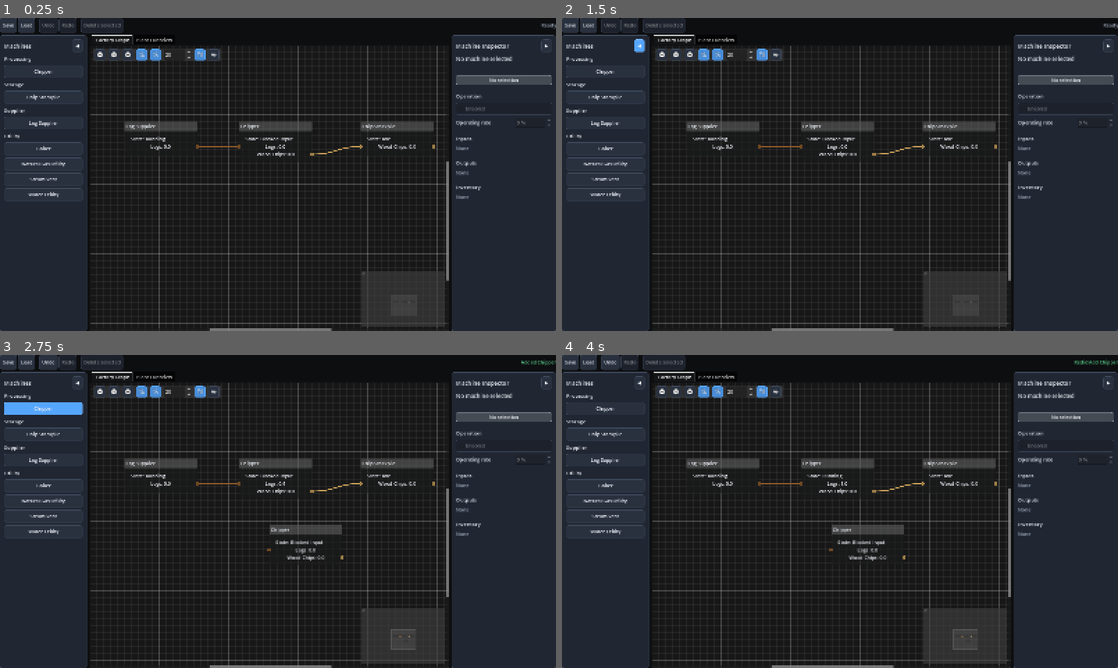
Above: before the commit, frames 1-4 (two rows, left to right).
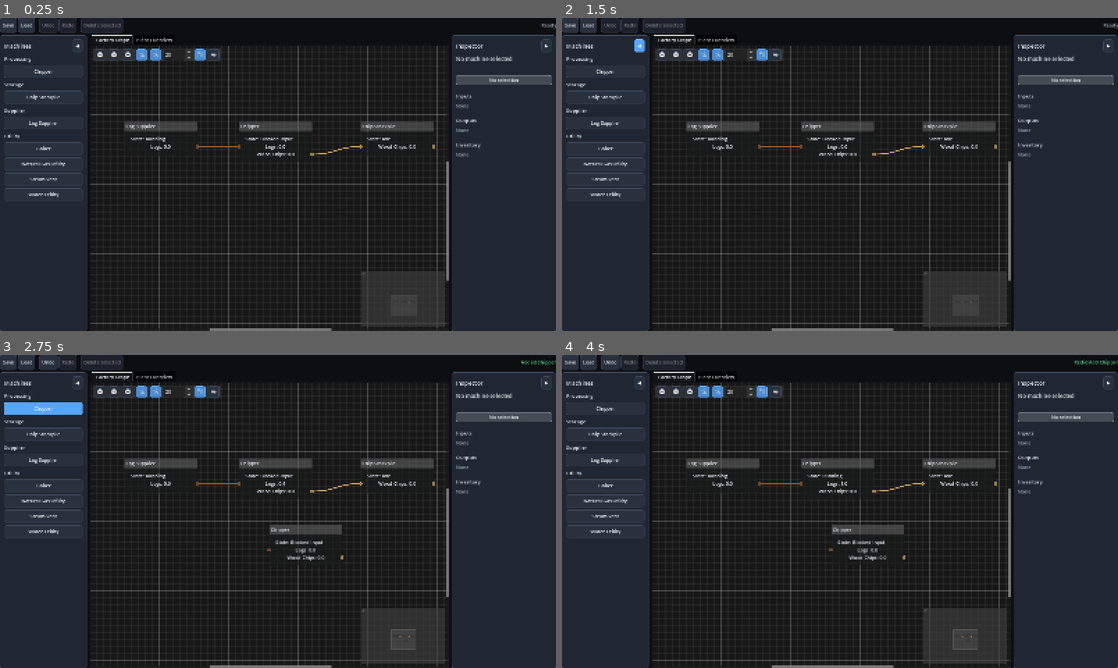
Above: after the commit, the same moments.

Repository: Poru-IndFlow/IndustrialFlow
Game: Godot game, scene res://scenes/main.tscn
Two runs of this game, one before a commit and one after it. Both use one fixed random seed, a clock stepped at 60 frames per second and the inputs below.
Inputs:
- Up to frame 1 (0.25 s): no input
- Up to frame 2 (1.5 s): click "◀" at 0.5 s; click "▶" at 1.25 s
- Up to frame 3 (2.75 s): click "Chipper" at 2 s
- Up to frame 4 (4 s): click "Undo" at 2.75 s; click "Redo" at 3.5 s

The runs differ from the first frame. In frame 1, 0.6% of the frame differs, in the area x 82-100%, y 8-58%; in frame 2, 0.6%; in frame 3, 0.6%; in frame 4, 0.6%.

Commit message:
Add connection selection and inspection

Diff:
--- a/project.godot
+++ b/project.godot
@@ -14,7 +14,7 @@
 config/version="0.3.0-dev"
 run/main_scene="res://scenes/main.tscn"
 config/features=PackedStringArray("4.7")
-config/build=7
+config/build=8
 
 [display]
 
--- a/scripts/app/app_controller.gd
+++ b/scripts/app/app_controller.gd
@@ -75,6 +75,9 @@
 
 	factory_graph.machine_selected.connect(
 		_on_machine_selected
+	)
+	factory_graph.connection_selected.connect(
+		_on_connection_selected
 	)
 	factory_graph.selection_changed.connect(
 		_on_selection_changed
@@ -123,6 +126,10 @@
 
 func _on_machine_selected(machine: MachineModel) -> void:
 	machine_inspector.show_machine(machine)
+
+
+func _on_connection_selected(connection: ConnectionModel) -> void:
+	machine_inspector.show_connection(connection)
 
 
 func _on_overview_machine_requested(machine_id: String) -> void:
--- a/scripts/ui/factory_graph.gd
+++ b/scripts/ui/factory_graph.gd
@@ -2,6 +2,7 @@
 
 
 signal machine_selected(machine: MachineModel)
+signal connection_selected(connection: ConnectionModel)
 signal selection_changed(selected_count: int)
 signal machines_deleted(deleted_count: int)
 
@@ -18,6 +19,7 @@
 var dirty_machines: Dictionary = {}
 var selection_notification_pending := false
 var move_start_positions: Dictionary = {}
+var selected_connection: ConnectionModel
 
 
 func _ready() -> void:
@@ -29,6 +31,35 @@
 	right_disconnects = true
 
 
+func _gui_input(event: InputEvent) -> void:
+	var mouse_event := event as InputEventMouseButton
+
+	if (
+		mouse_event == null
+		or not mouse_event.pressed
+		or mouse_event.button_index != MOUSE_BUTTON_LEFT
+	):
+		return
+
+	var graph_connection: Dictionary = (
+		get_closest_connection_at_point(
+			mouse_event.position,
+			8.0
+		)
+	)
+
+	if graph_connection.is_empty():
+		return
+
+	var connection := _get_model_connection(
+		graph_connection
+	)
+
+	if connection != null:
+		_select_connection(connection)
+		accept_event()
+
+
 func bind_refresh_manager(manager: RefreshManager) -> void:
 	refresh_manager = manager
 
@@ -112,6 +143,7 @@
 
 
 func clear_graph() -> void:
+	selected_connection = null
 	clear_connections()
 	input_ports.clear()
 	output_ports.clear()
@@ -308,6 +340,77 @@
 		int(input_ports[to_key])
 	)
 
+	if connection == selected_connection:
+		_set_connection_activity(connection, 1.0)
+
+
+func _get_model_connection(
+	graph_connection: Dictionary
+) -> ConnectionModel:
+	if factory == null:
+		return null
+
+	var from_id := str(
+		graph_connection.get("from_node", "")
+	)
+	var to_id := str(
+		graph_connection.get("to_node", "")
+	)
+	var from_port := int(
+		graph_connection.get("from_port", -1)
+	)
+	var output_key := _indexed_port_key(from_id, from_port)
+
+	if not output_port_resources.has(output_key):
+		return null
+
+	return factory.find_connection(
+		from_id,
+		to_id,
+		str(output_port_resources[output_key])
+	)
+
+
+func _select_connection(connection: ConnectionModel) -> void:
+	if selected_connection == connection:
+		connection_selected.emit(connection)
+		return
+
+	if selected_connection != null:
+		_set_connection_activity(selected_connection, 0.0)
+
+	selected_connection = connection
+
+	if selected_connection != null:
+		_set_connection_activity(selected_connection, 1.0)
+
+	connection_selected.emit(selected_connection)
+
+
+func _set_connection_activity(
+	connection: ConnectionModel,
+	activity: float
+) -> void:
+	var from_key := _port_key(
+		connection.from_machine.instance_id,
+		connection.resource_id
+	)
+	var to_key := _port_key(
+		connection.to_machine.instance_id,
+		connection.resource_id
+	)
+
+	if not output_ports.has(from_key) or not input_ports.has(to_key):
+		return
+
+	set_connection_activity(
+		connection.from_machine.instance_id,
+		int(output_ports[from_key]),
+		connection.to_machine.instance_id,
+		int(input_ports[to_key]),
+		activity
+	)
+
 
 func _port_key(machine_id: String, resource_id: String) -> String:
 	return "%s:%s" % [machine_id, resource_id]
@@ -678,10 +781,18 @@
 
 
 func _on_connection_removed(_connection: ConnectionModel) -> void:
+	if selected_connection == _connection:
+		selected_connection = null
+		connection_selected.emit(null)
+
 	_rebuild_connections()
 
 
 func _on_graph_node_selected(machine: MachineModel) -> void:
+	if selected_connection != null:
+		_set_connection_activity(selected_connection, 0.0)
+		selected_connection = null
+
 	machine_selected.emit(machine)
 	_request_selection_notification()
 
--- a/scripts/ui/machine_inspector.gd
+++ b/scripts/ui/machine_inspector.gd
@@ -3,13 +3,18 @@
 
 var factory: FactoryModel
 var selected_machine: MachineModel
+var selected_connection: ConnectionModel
 var refresh_manager: RefreshManager
 
 var name_label: Label
 var id_label: Label
 var state_badge: Label
+var operation_section: VBoxContainer
 var enabled_check_box: CheckBox
 var operating_rate_spin_box: SpinBox
+var input_title: Label
+var output_title: Label
+var inventory_title: Label
 var input_list: VBoxContainer
 var output_list: VBoxContainer
 var inventory_list: VBoxContainer
@@ -45,18 +50,21 @@
 
 	root.add_child(HSeparator.new())
 
+	operation_section = VBoxContainer.new()
+	root.add_child(operation_section)
+
 	var operation_title := UIWidgets.create_section_header(
 		"Operation"
 	)
-	root.add_child(operation_title)
+	operation_section.add_child(operation_title)
 
 	enabled_check_box = CheckBox.new()
 	enabled_check_box.text = "Enabled"
 	enabled_check_box.toggled.connect(_on_enabled_toggled)
-	root.add_child(enabled_check_box)
+	operation_section.add_child(enabled_check_box)
 
 	var rate_row := HBoxContainer.new()
-	root.add_child(rate_row)
+	operation_section.add_child(rate_row)
 
 	var rate_label := Label.new()
 	rate_label.text = "Operating rate"
@@ -74,9 +82,9 @@
 	)
 	rate_row.add_child(operating_rate_spin_box)
 
-	root.add_child(HSeparator.new())
-
-	var input_title := UIWidgets.create_section_header("Inputs")
+	operation_section.add_child(HSeparator.new())
+
+	input_title = UIWidgets.create_section_header("Inputs")
 	root.add_child(input_title)
 
 	input_list = VBoxContainer.new()
@@ -84,7 +92,7 @@
 
 	root.add_child(HSeparator.new())
 
-	var output_title := UIWidgets.create_section_header("Outputs")
+	output_title = UIWidgets.create_section_header("Outputs")
 	root.add_child(output_title)
 
 	output_list = VBoxContainer.new()
@@ -92,7 +100,7 @@
 
 	root.add_child(HSeparator.new())
 
-	var inventory_title := UIWidgets.create_section_header("Inventory")
+	inventory_title = UIWidgets.create_section_header("Inventory")
 	root.add_child(inventory_title)
 
 	inventory_list = VBoxContainer.new()
@@ -109,6 +117,7 @@
 
 	factory = new_factory
 	selected_machine = null
+	selected_connection = null
 	_request_refresh()
 
 	if factory == null:
@@ -123,6 +132,12 @@
 	factory.event_bus.machine_settings_changed.connect(
 		_on_machine_changed
 	)
+	factory.event_bus.connection_flow_changed.connect(
+		_on_connection_changed
+	)
+	factory.event_bus.connection_removed.connect(
+		_on_connection_removed
+	)
 	factory.event_bus.machine_removed.connect(
 		_on_machine_removed
 	)
@@ -130,6 +145,13 @@
 
 func show_machine(machine: MachineModel) -> void:
 	selected_machine = machine
+	selected_connection = null
+	_request_refresh()
+
+
+func show_connection(connection: ConnectionModel) -> void:
+	selected_connection = connection
+	selected_machine = null
 	_request_refresh()
 
 
@@ -150,6 +172,14 @@
 		self,
 		"_on_machine_removed"
 	)
+	var connection_callback := Callable(
+		self,
+		"_on_connection_changed"
+	)
+	var connection_removed_callback := Callable(
+		self,
+		"_on_connection_removed"
+	)
 
 	if factory.event_bus.machine_state_changed.is_connected(
 		state_callback
@@ -177,6 +207,20 @@
 	):
 		factory.event_bus.machine_removed.disconnect(
 			removed_callback
+		)
+
+	if factory.event_bus.connection_flow_changed.is_connected(
+		connection_callback
+	):
+		factory.event_bus.connection_flow_changed.disconnect(
+			connection_callback
+		)
+
+	if factory.event_bus.connection_removed.is_connected(
+		connection_removed_callback
+	):
+		factory.event_bus.connection_removed.disconnect(
+			connection_removed_callback
 		)
 
 
@@ -194,6 +238,17 @@
 		_request_refresh()
 
 
+func _on_connection_changed(connection: ConnectionModel) -> void:
+	if connection == selected_connection:
+		_request_refresh()
+
+
+func _on_connection_removed(connection: ConnectionModel) -> void:
+	if connection == selected_connection:
+		selected_connection = null
+		_request_refresh()
+
+
 func _request_refresh() -> void:
 	if refresh_manager == null:
 		_refresh()
@@ -210,7 +265,16 @@
 	UIWidgets.clear_container(output_list)
 	UIWidgets.clear_container(inventory_list)
 
+	if selected_connection != null:
+		_refresh_connection()
+		return
+
 	if selected_machine == null:
+		set_dock_title("Inspector")
+		operation_section.visible = false
+		input_title.text = "Inputs"
+		output_title.text = "Outputs"
+		inventory_title.text = "Inventory"
 		updating_controls = true
 		name_label.text = "No machine selected"
 		id_label.text = ""
@@ -230,6 +294,11 @@
 		_add_empty_label(inventory_list)
 		return
 
+	set_dock_title("Machine Inspector")
+	operation_section.visible = true
+	input_title.text = "Inputs"
+	output_title.text = "Outputs"
+	inventory_title.text = "Inventory"
 	name_label.text = selected_machine.display_name
 	id_label.text = "ID: %s" % selected_machine.instance_id
 	updating_controls = true
@@ -255,6 +324,79 @@
 		selected_machine.definition.get("outputs", [])
 	)
 	_populate_inventory()
+
+
+func _refresh_connection() -> void:
+	set_dock_title("Connection Inspector")
+	operation_section.visible = false
+	input_title.text = "Endpoints"
+	output_title.text = "Flow"
+	inventory_title.text = "Configuration"
+
+	var source := selected_connection.from_machine
+	var destination := selected_connection.to_machine
+	var resource_id := selected_connection.resource_id
+	var unit := ResourceRegistry.get_unit(resource_id)
+
+	name_label.text = ResourceRegistry.get_display_name(
+		resource_id
+	)
+	id_label.text = "%s → %s" % [
+		source.display_name,
+		destination.display_name
+	]
+	UIWidgets.update_status_badge(
+		state_badge,
+		"Enabled" if selected_connection.enabled else "Disabled",
+		(
+			ThemeManager.COLOR_SUCCESS
+			if selected_connection.enabled
+			else ThemeManager.COLOR_TEXT_MUTED
+		)
+	)
+
+	input_list.add_child(
+		UIWidgets.create_labeled_value(
+			"Source",
+			source.display_name
+		)
+	)
+	input_list.add_child(
+		UIWidgets.create_labeled_value(
+			"Destination",
+			destination.display_name
+		)
+	)
+	output_list.add_child(
+		UIWidgets.create_labeled_value(
+			"Resource",
+			ResourceRegistry.get_display_name(resource_id)
+		)
+	)
+	output_list.add_child(
+		UIWidgets.create_labeled_value(
+			"Current rate",
+			"%.2f %s/s" % [
+				selected_connection.current_rate_per_second,
+				unit
+			]
+		)
+	)
+	inventory_list.add_child(
+		UIWidgets.create_labeled_value(
+			"Capacity",
+			"%.2f %s/s" % [
+				selected_connection.capacity_per_second,
+				unit
+			]
+		)
+	)
+	inventory_list.add_child(
+		UIWidgets.create_labeled_value(
+			"Enabled",
+			"Yes" if selected_connection.enabled else "No"
+		)
+	)
 
 
 func _on_enabled_toggled(enabled: bool) -> void:
